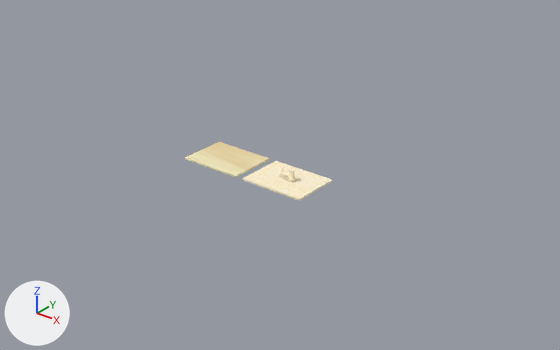
An edit to the Blender file 斑斓/斑斓工程/3.x/木工坊作品/体验课作品/体验课作品.blend, drawn before and after from the same camera.
Before and after are seen from a 50 mm lens placed at (2.38, -3.05, 1.9), pointed at (0.02, -0.09, 0.07). Every picture has the same lights, and +X, +Y and +Z are marked at lower left. The first picture is the older version.

In view in the first picture: 'BasePanel', 'BasePanel.001' and 1 more.
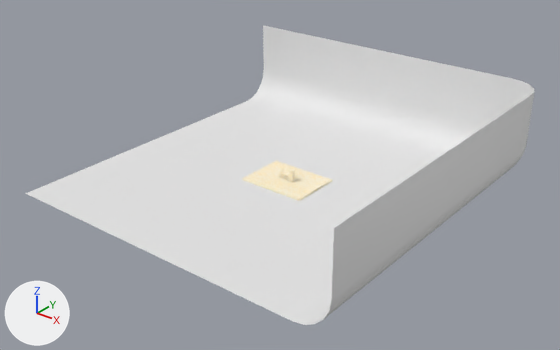
Where the change shows, as pixel boxes [x1, y1, x2, y2] in the pictures (560 x 350 px):
'Plane', added
    after: [25, 25, 535, 325]
'BasePanel.001', deleted (beige)
    before: [185, 142, 270, 178]

Patch to the scene script:
```diff
--- a/斑斓/斑斓工程/3.x/木工坊作品/体验课作品/体验课作品.blend.py
+++ b/斑斓/斑斓工程/3.x/木工坊作品/体验课作品/体验课作品.blend.py
@@ me_plane @@
+me_plane.from_pydata(...)  # 48 vertices, 37 faces; spans x -1.0..1.0, y -1.0..1.0, z 0.0..0.5
+me_plane.polygons.foreach_set('use_smooth', [True] * 37)
@@ ob_basepanel_001 @@
-ob_basepanel_001 = bpy.data.objects.new('BasePanel.001', me_cube_018)
-ob_basepanel_001.location = (-0.448, 0.0, 0.0)
@@ ob_plane @@
+ob_plane = bpy.data.objects.new('Plane', me_plane)
+ob_plane.location = (0.0, 0.0, -0.01)
```
